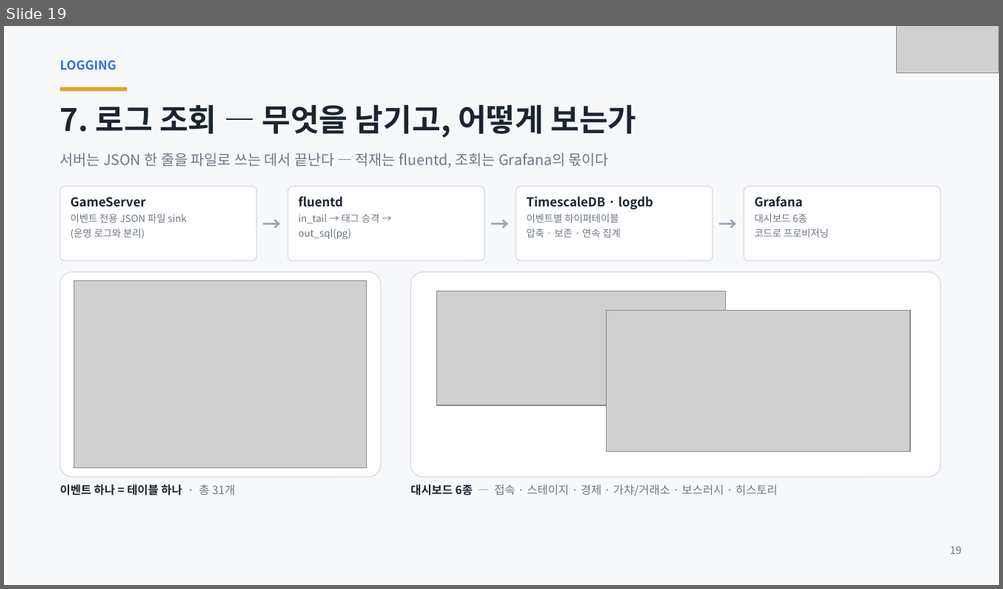
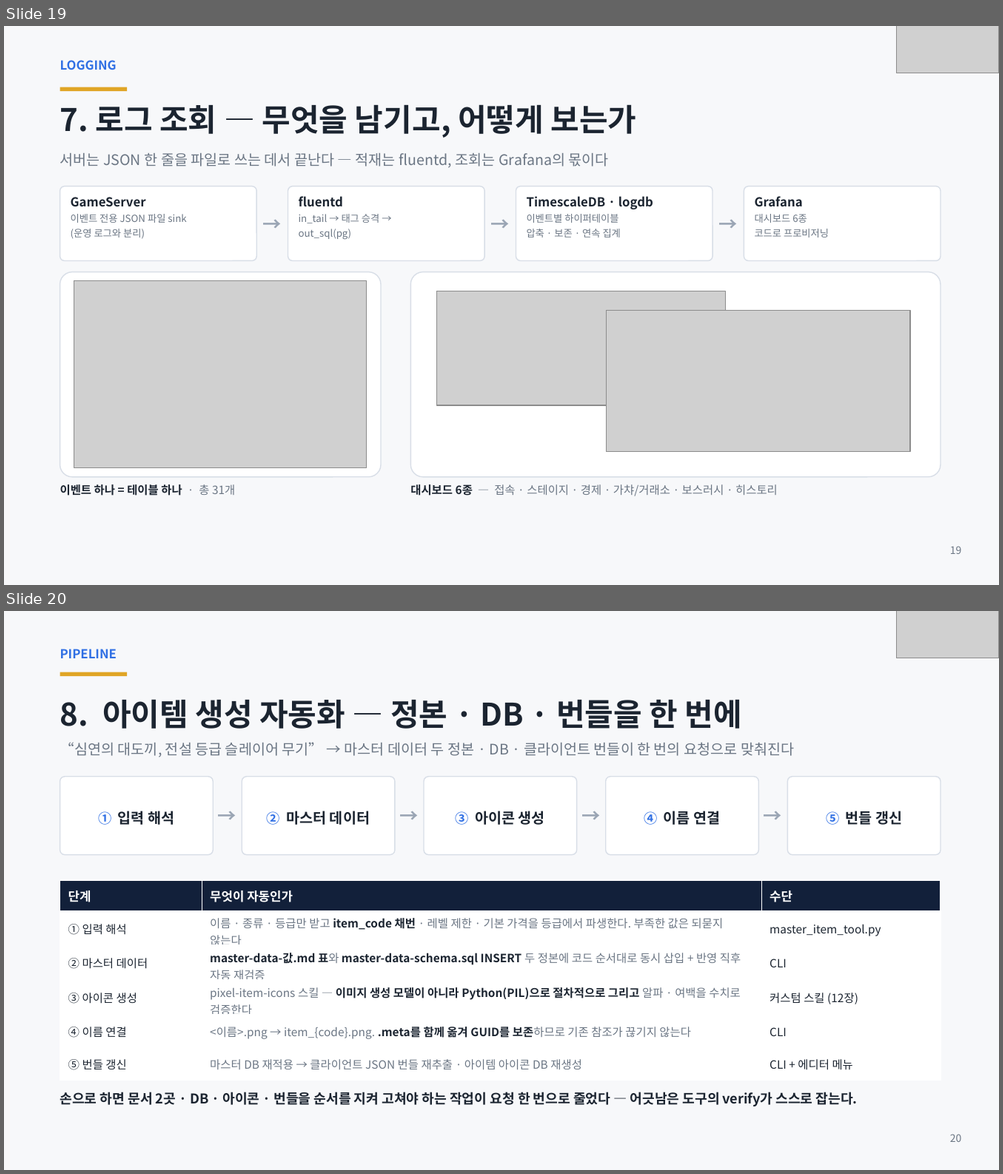
Before and after one commit to ks-wook/com2us-taskbar-hero, a slide deck: docs/com2us-taskbar-hero-발표자료.pptx. Shown one above the other, each under a label of ours: slide 19 before the commit, slides 19 and 20 after it. The pictures are 1003x589 and 1003x1174 pixels, drawn with LibreOffice and Linux fonts; fonts in the diff are those of the drawing; grey boxes stand for pictures. Boxes give left, top, right and bottom in pixels: in the first picture for what was removed or moved away, otherwise in the second. Text is boxed around its words. In the diff, an @@ line names an element or a change of style, - is before the commit and + after.

```diff
--- a/docs/com2us-taskbar-hero-발표자료.pptx
+++ b/docs/com2us-taskbar-hero-발표자료.pptx
@@ slide 20 added at [4, 611, 999, 1170], background #FFFFFF @@
@@ rectangle added at [4, 611, 999, 1170], fill #F7F8FA @@
@@ picture added at [896, 611, 999, 658] @@
@@ text added at [60, 649, 116, 658], 12 pt, text #2F6FE4, bold @@
+PIPELINE
@@ rectangle added at [60, 672, 127, 677], fill #E0A526 @@
@@ text added at [60, 699, 742, 729], 30 pt, text #1B2430, bold @@
+8. 아이템 생성 자동화 — 정본 · DB · 번들을 한 번에
@@ text added at [60, 742, 794, 758], 14 pt, text #6B7684 @@
+“심연의 대도끼, 전설 등급 슬레이어 무기” → 마스터 데이터 두 정본 · DB · 클라이언트 번들이 한 번의 요청으로 맞춰진다
@@ rounded rectangle added at [60, 777, 213, 855], fill #FFFFFF, outline #D8DEE7 1 pt, 14 pt, text #1B2430, bold @@
+① 입력 해석
@@ rounded rectangle added at [242, 777, 395, 855], fill #FFFFFF, outline #D8DEE7 1 pt, 14 pt, text #1B2430, bold @@
+② 마스터 데이터
@@ rounded rectangle added at [424, 777, 576, 855], fill #FFFFFF, outline #D8DEE7 1 pt, 14 pt, text #1B2430, bold @@
+③ 아이콘 생성
@@ rounded rectangle added at [606, 777, 758, 855], fill #FFFFFF, outline #D8DEE7 1 pt, 14 pt, text #1B2430, bold @@
+④ 이름 연결
@@ rounded rectangle added at [788, 777, 940, 855], fill #FFFFFF, outline #D8DEE7 1 pt, 14 pt, text #1B2430, bold @@
+⑤ 번들 갱신
@@ text added at [212, 799, 242, 832], 18 pt, text #9AA5B4, bold @@
+→
@@ text added at [394, 799, 424, 832], 18 pt, text #9AA5B4, bold @@
+→
@@ text added at [576, 799, 606, 832], 18 pt, text #9AA5B4, bold @@
+→
@@ text added at [757, 799, 788, 832], 18 pt, text #9AA5B4, bold @@
+→
@@ table added at [60, 881, 940, 1075], 6 rows, 3 columns @@
+단계 | 무엇이 자동인가 | 수단
+① 입력 해석 | 이름 · 종류 · 등급만 받고 item_code 채번 · 레벨 제한 · 기본 가격을 등급에서 파생한다. 부족한 값은 되묻지 않는다 | master_item_tool.py
+② 마스터 데이터 | master-data-값.md 표와 master-data-schema.sql INSERT 두 정본에 코드 순서대로 동시 삽입 + 반영 직후 자동 재검증 | CLI
+③ 아이콘 생성 | pixel-item-icons 스킬 — 이미지 생성 모델이 아니라 Python(PIL)으로 절차적으로 그리고 알파 · 여백을 수치로 검증한다 | 커스텀 스킬 (12장)
+④ 이름 연결 | <이름>.png → item_{code}.png. .meta를 함께 옮겨 GUID를 보존하므로 기존 참조가 끊기지 않는다 | CLI
+⑤ 번들 갱신 | 마스터 DB 재적용 → 클라이언트 JSON 번들 재추출 · 아이템 아이콘 DB 재생성 | CLI + 에디터 메뉴
@@ text added at [60, 1092, 857, 1107], 13 pt, text #1B2430, bold @@
+손으로 하면 문서 2곳 · DB · 아이콘 · 번들을 순서를 지켜 고쳐야 하는 작업이 요청 한 번으로 줄었다 — 어긋남은 도구의 verify가 스스로 잡는다.
@@ text added at [950, 1134, 962, 1142], 10 pt, text #6B7684 @@
+20
```
Also in this commit, not shown: 10 slides changed, 6 other slides added.
